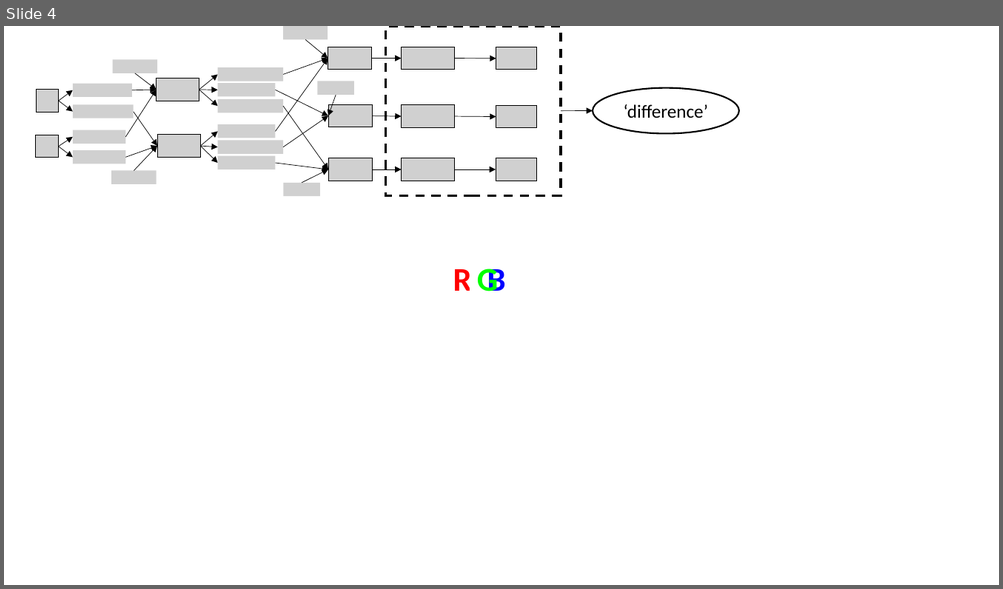
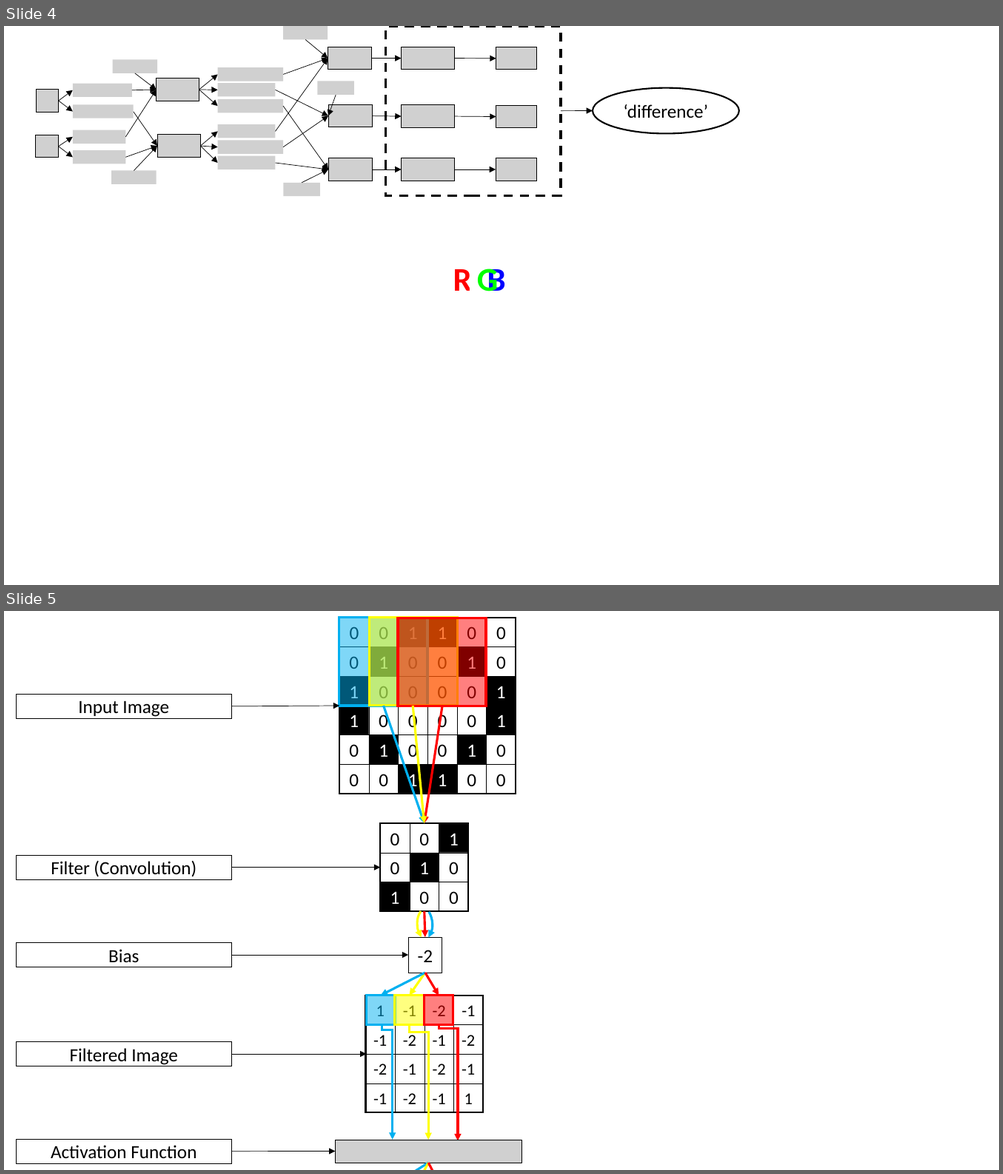
Before and after one commit to Huilin-Li/EasyAlgorithm, a slide deck: pictures/pictures.pptx. Shown one above the other, each under a label of ours: slide 4 before the commit, slides 4 and 5 after it. The pictures are 1003x589 and 1003x1174 pixels, drawn with LibreOffice and Linux fonts; fonts in the diff are those of the drawing; grey boxes stand for pictures. Boxes give left, top, right and bottom in pixels: in the first picture for what was removed or moved away, otherwise in the second. Text is boxed around its words. In the diff, an @@ line names an element or a change of style, - is before the commit and + after.

```diff
--- a/pictures/pictures.pptx
+++ b/pictures/pictures.pptx
@@ slide 5 added at [4, 611, 999, 1170], background #FFFFFF @@
@@ group added at [16, 618, 522, 1170]: 75 rectangles, 14 arrows, 3 elbow arrows, 2 arc (boxed as its full ellipse)s, 1 picture @@
+1
+0
+0
+0
+1
+0
+1
+0
+0
+0
+1
+0
+0
+0
+0
+1
+1
+0
+0
+1
+1
+0
+0
+0
+0
+0
+1
+0
+1
+0
+0
+0
+1
+1
+0
+0
+0
+0
+1
+0
+1
+0
+-1
+-2
+-1
+1
+-1
+-1
+-2
+-1
+-2
+-1
+-2
+-1
+-2
+-2
+-1
+1
+-2
+Input Image
+Filter (Convolution)
+Bias
+Filtered Image
@@ rectangle added at [16, 1140, 231, 1165], outline #000000 0.25 pt, 18 pt, text #000000 @@
+Activation Function
@@ arrow added from (232, 1152) to (336, 1152), #000000 0.5 pt @@
```
Also in this commit, not shown: 1 slide removed, 1 other file.
